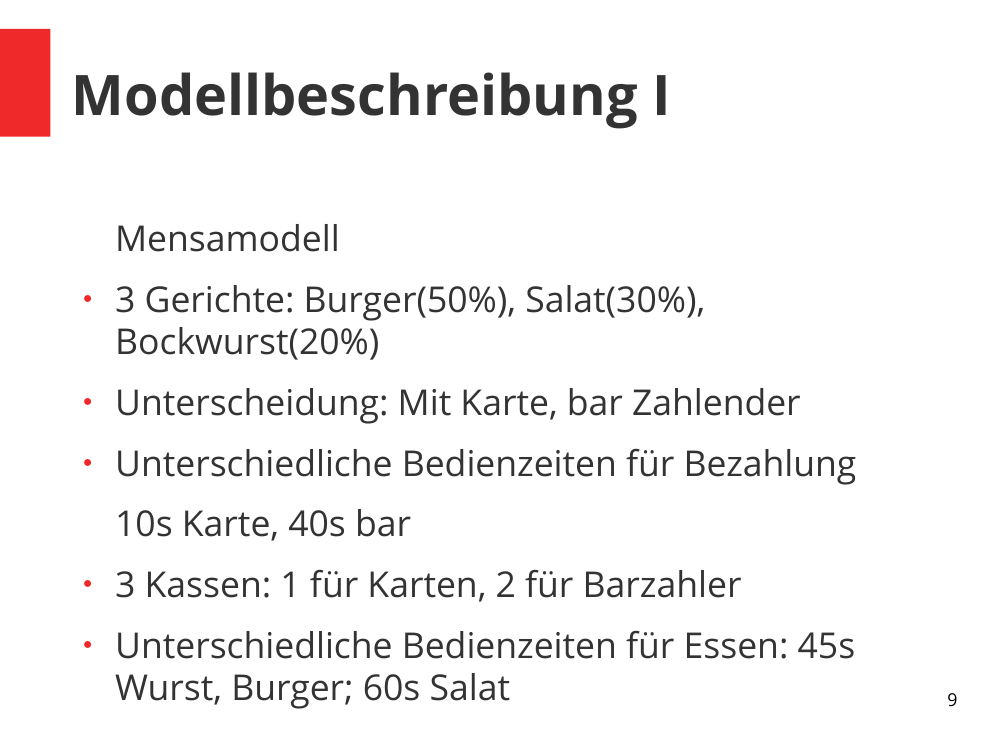
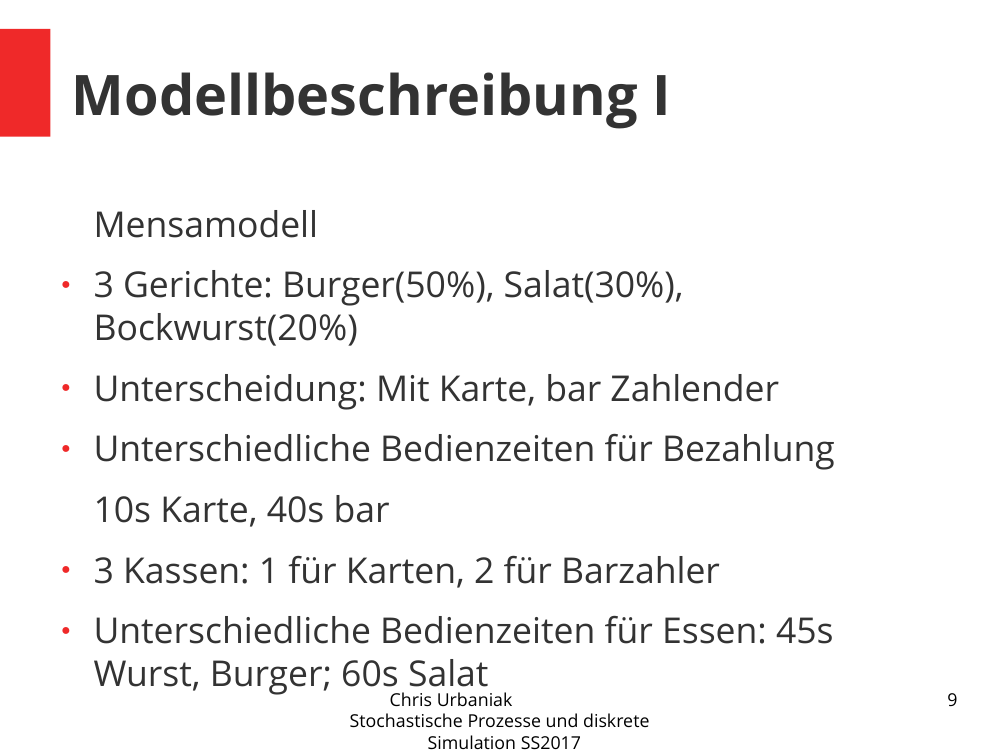
Before and after one commit to nouiteesator/seminar, a slide deck: slide 9 of Präsi.odp. Drawn at 1008x756 pixels with LibreOffice and Linux fonts; fonts in the diff are those of the drawing. Boxes give left, top, right and bottom in pixels: in the first picture for what was removed or moved away, otherwise in the second. Text is boxed around its words. In the diff, an @@ line names an element or a change of style, - is before the commit and + after.

```diff
--- a/Präsi.odp
+++ b/Präsi.odp
@@ text "Mensamodell": place and size @@
-text "Mensamodell" at <box>115,224,857,709</box>
+text "Mensamodell" at <box>94,210,835,696</box>
@@ text added at <box>350,692,649,749</box>, 14 pt, text #000000 @@
+Chris Urbaniak Stochastische Prozesse und diskrete Simulation SS2017
```
Also in this commit, not shown: 8 other slides changed, 15 slides added, 1 slide removed, 3 other files.
